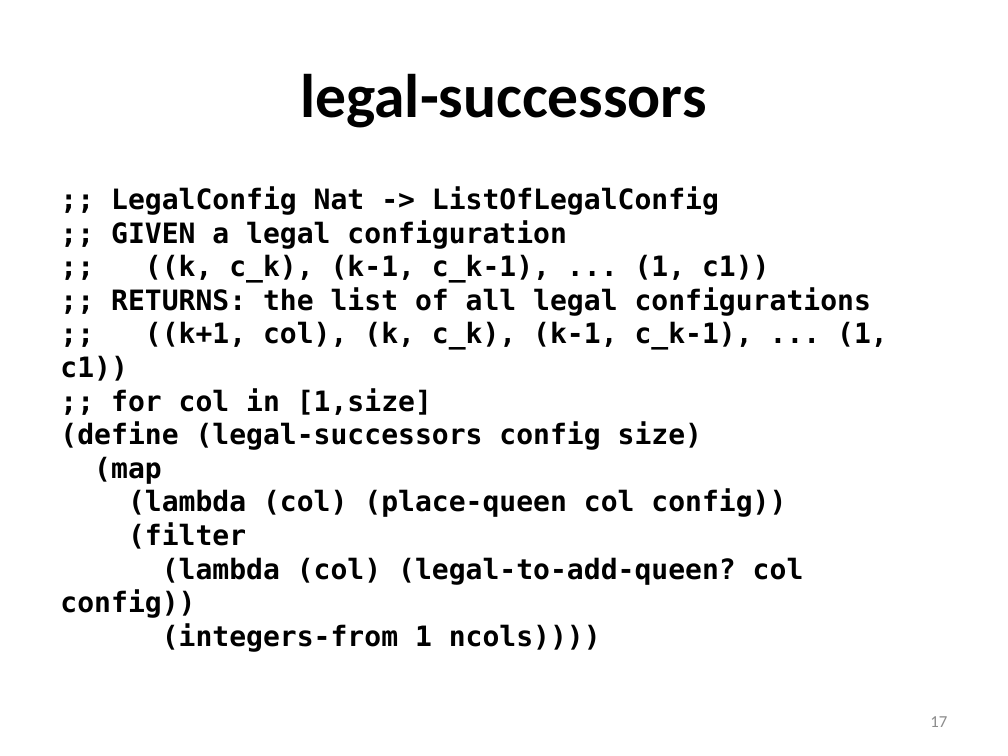
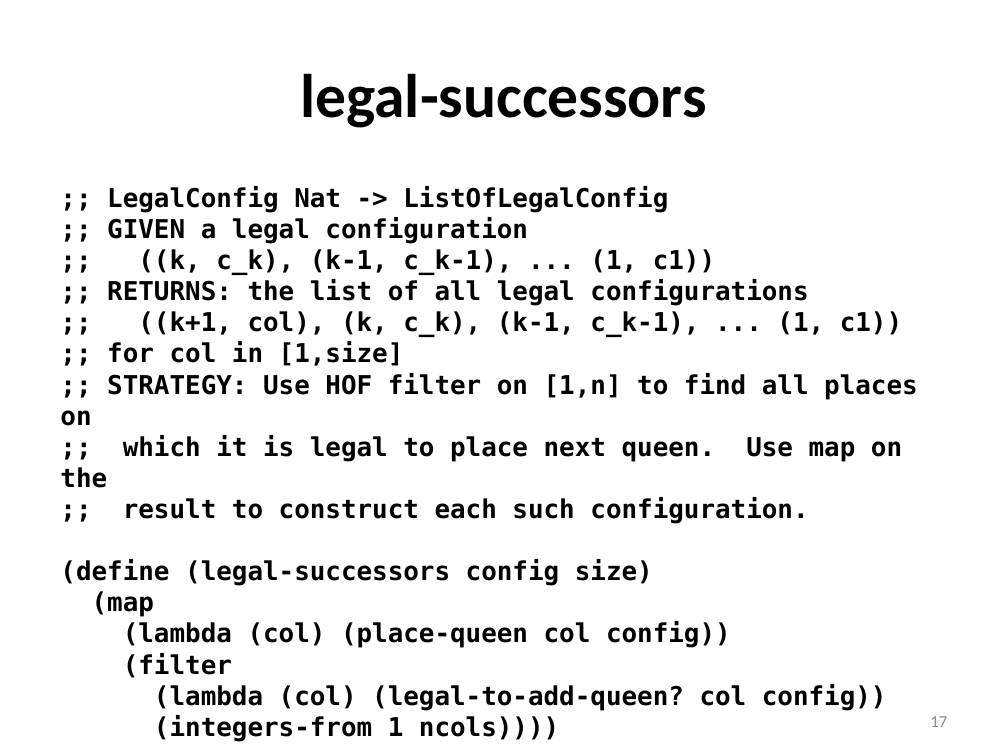
Before and after one commit to mwand/cs5010f16, a slide deck: slide 17 of Slides/Lesson 8.7 The 8-Queens Problem.pptx. Drawn at 1008x756 pixels with LibreOffice and Linux fonts; fonts in the diff are those of the drawing. Boxes give left, top, right and bottom in pixels: in the first picture for what was removed or moved away, otherwise in the second. Text is boxed around its words. In the diff, an @@ line names an element or a change of style, - is before the commit and + after.

```diff
--- a/Slides/Lesson 8.7 The 8-Queens Problem.pptx
+++ b/Slides/Lesson 8.7 The 8-Queens Problem.pptx
@@ text at box(60, 186, 902, 741): size 20 to 18.5 pt in ";; LegalConfig Nat -> ListOfLegalConfig", ";; GIVEN a legal configuration", ";; ((k, c_k), (k-1, c_k-1), ... (1, ...", ";; RETURNS: the list of all legal ..." and 8 more places @@
@@ text at box(60, 373, 918, 523): paragraphs added @@
+;; STRATEGY: Use HOF filter on [1,n] to find all places on
+;; which it is legal to place next queen. Use map on the
+;; result to construct each such configuration.
```
Also in this commit, not shown: 5 other slides changed, 13 other files.
